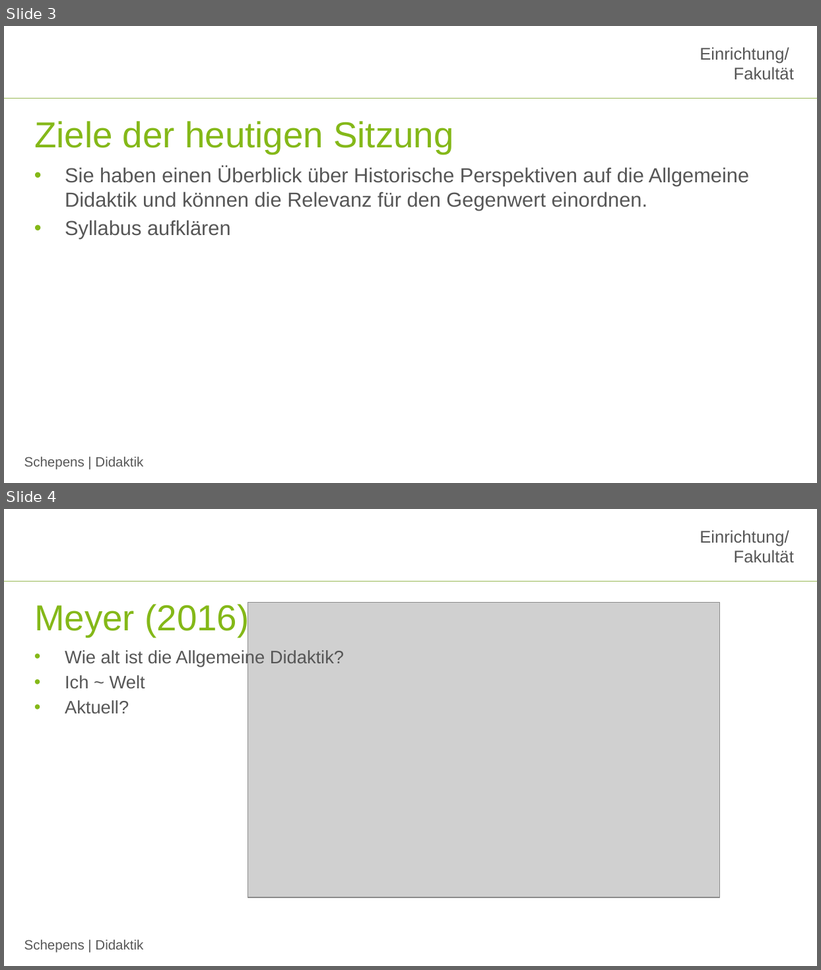
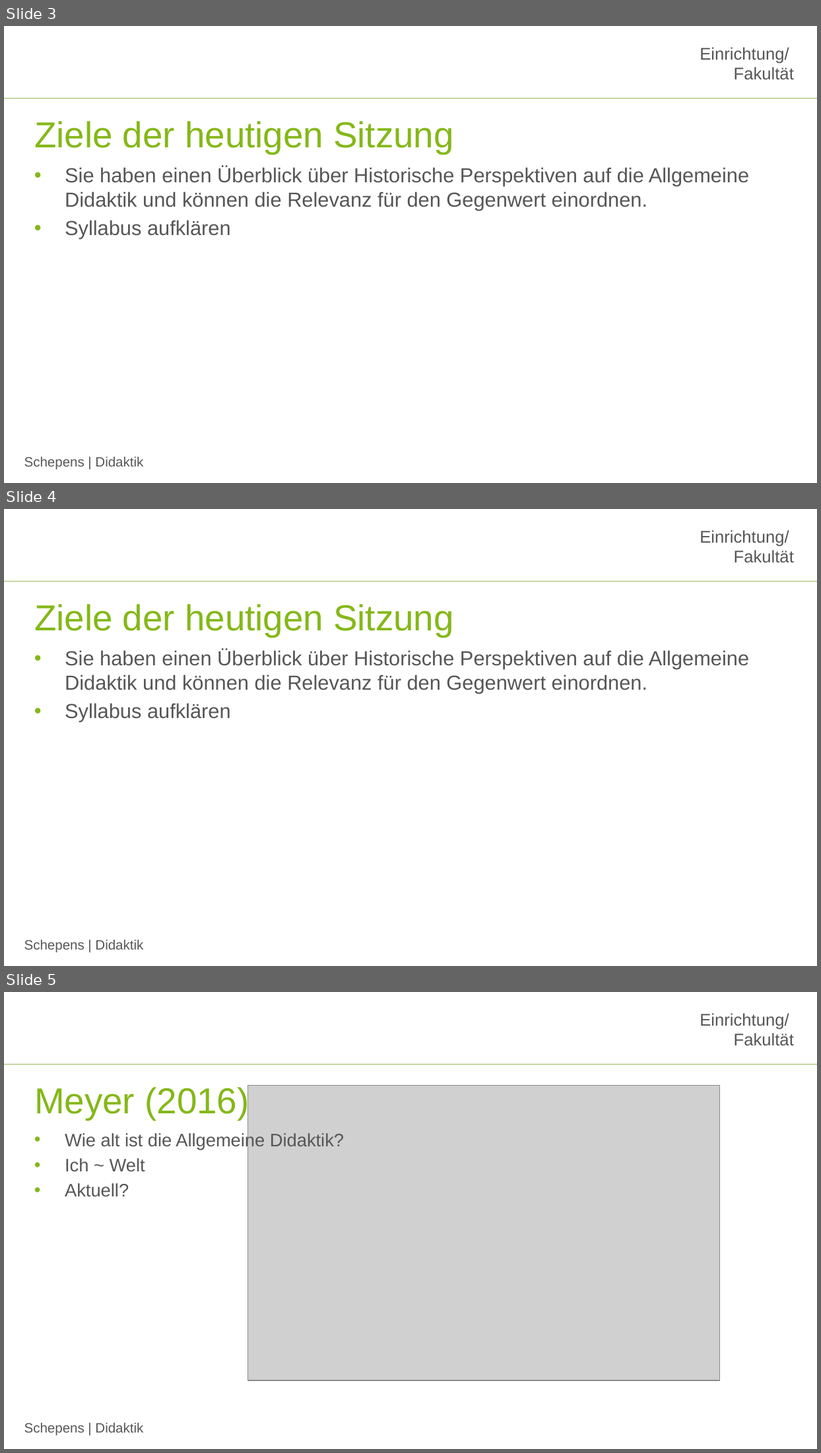
Before and after one commit to jobschepens/didakt, a slide deck: folien/week2.pptx. Shown one above the other, each under a label of ours: slides 3 and 4 before the commit, slides 3, 4 and 5 after it. The pictures are 821x970 and 821x1453 pixels, drawn with LibreOffice and Linux fonts; fonts in the diff are those of the drawing; grey boxes stand for pictures; background and template pictures are left out. Boxes give left, top, right and bottom in pixels: in the first picture for what was removed or moved away, otherwise in the second. Text is boxed around its words. In the diff, an @@ line names an element or a change of style, - is before the commit and + after.

```diff
--- a/folien/week2.pptx
+++ b/folien/week2.pptx
@@ slide 4 added at [4,509,817,966], background #FFFFFF; not listed: 3 template elements that a slide beside it also shows @@
@@ title added at [34,604,454,637], 32 pt, text #84B818 @@
+Ziele der heutigen Sitzung
@@ text added at [65,650,749,722], 18 pt, text #565656 @@
+• Sie haben einen Überblick über Historische Perspektiven auf die Allgemeine Didaktik und können die Relevanz für den Gegenwert einordnen.
+• Syllabus aufklären
@@ what was slide 4 is now slide 5 @@
```
Also in this commit, not shown: 2 other files.
